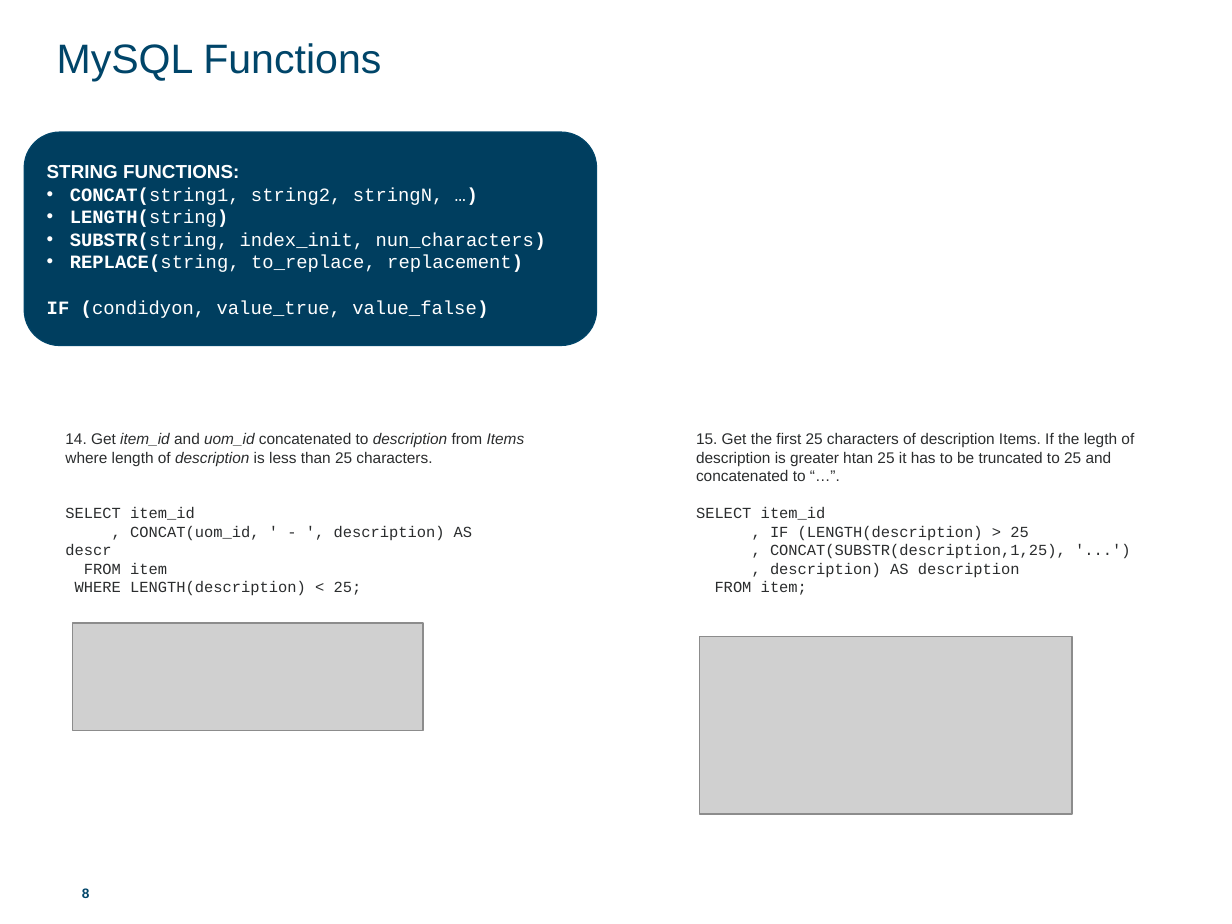
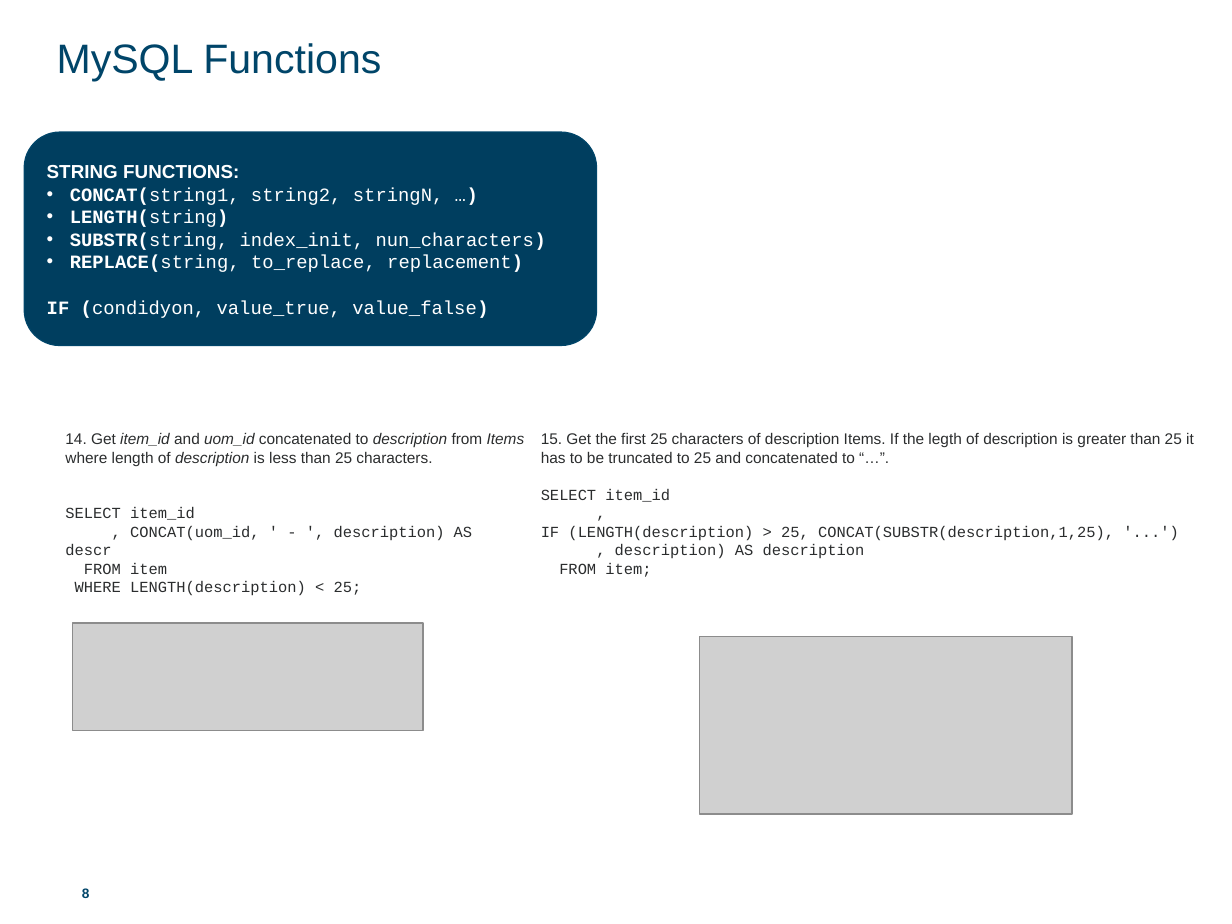
Before and after one commit to cisco2040/JAVA101, a slide deck: slide 8 of SQL-master/SQL [2] Query buildings.pptx. Drawn at 1232x924 pixels with LibreOffice and Linux fonts; fonts in the diff are those of the drawing; grey boxes stand for pictures. Boxes give left, top, right and bottom in pixels: in the first picture for what was removed or moved away, otherwise in the second. Text is boxed around its words. In the diff, an @@ line names an element or a change of style, - is before the commit and + after.

Commit message:
updated db init script to select db after creations. Fixed some typos in ppt.

```diff
--- a/SQL-master/SQL [2] Query buildings.pptx
+++ b/SQL-master/SQL [2] Query buildings.pptx
@@ text "15. Get the first 25 ..." moved from (x1=696, y1=433, x2=1134, y2=595) to (x1=541, y1=433, x2=1194, y2=577) @@
@@ text at (x1=541, y1=433, x2=1194, y2=463): text changed @@
-15. Get the first 25 characters of description Items. If the legth of description is greater htan 25 it has to be truncated to 25 and concatenated to “…”.
+15. Get the first 25 characters of description Items. If the legth of description is greater than 25 it has to be truncated to 25 and concatenated to “…”.
@@ text at (x1=541, y1=526, x2=1114, y2=541): spaces changed @@
-, IF (LENGTH(description) > 25
-, CONCAT(SUBSTR(description,1,25), '...')
+,
+IF (LENGTH(description) > 25, CONCAT(SUBSTR(description,1,25), '...')
```
Also in this commit, not shown: 2 other slides changed, 2 other files.
